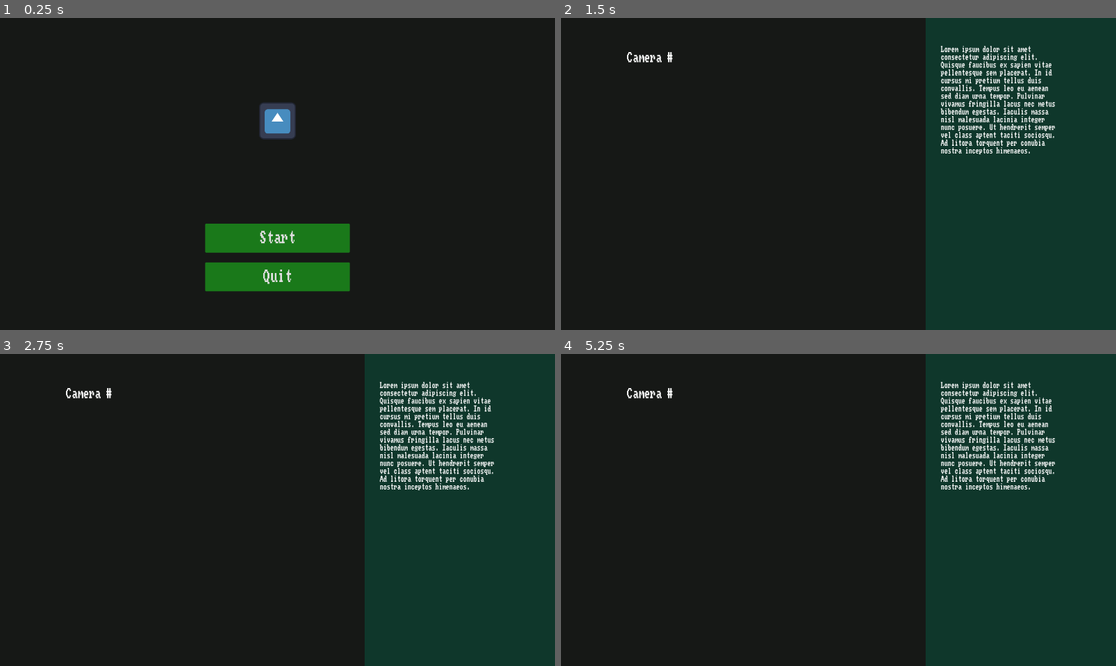
Above: before the commit, frames 1-4 (two rows, left to right).
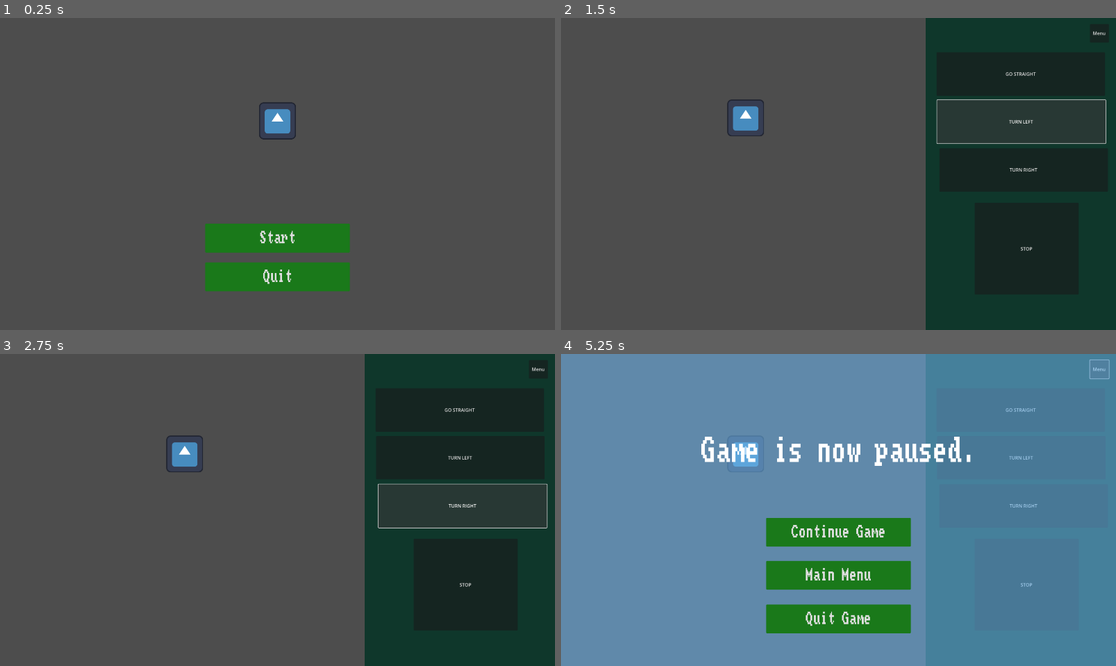
Above: after the commit, the same moments.

Repository: Undalevein/Game-Jam-2026-Eye-Spy
Game: Godot game, scene res://Scenes/Game/game.tscn
The game is run twice, just before and just after one commit, with the same random seed, the same clock (stepped at 60 frames per second) and the same inputs. The engine's default icon, where the game draws it, is replaced by a stand-in: a white triangle on a blue panel in a dark square.
Inputs (mouse positions are in pixels of both pictures, inside the frame that each line leads up to):
- Up to frame 1 (0.25 s): no input
- Up to frame 2 (1.5 s): click "Start" at 0.5 s; click (1021, 120) at 1.25 s, where only the run after the commit has a clickable "TURN LEFT"
- Up to frame 3 (2.75 s): click (460, 506) at 2 s, where only the run after the commit has a clickable "TURN RIGHT"
- Up to frame 4 (5.25 s): click (1027, 584) at 2.75 s, where only the run after the commit has a clickable "STOP"; click (1021, 410) at 3.5 s, where only the run after the commit has a clickable "GO STRAIGHT"; click (1021, 410) at 4.25 s, where only the run after the commit has a clickable "GO STRAIGHT"; click (1099, 369) at 5 s, where only the run after the commit has a clickable "Menu"

The runs differ from the first frame. In frame 1, 94% of the frame differs, in the area x 0-100%, y 0-100%; in frame 2, 72%; in frame 3, 73%; in frame 4, 100%.

Commit message:
Revamped everything

Diff:
--- a/Scenes/Game/game.gd
+++ b/Scenes/Game/game.gd
@@ -2,7 +2,13 @@
 
 @export_range(1,6,1)
 var current_level = 1
+@export
+var X_PAN_SPEED = 2.0
+@export
+var Y_PAN_SPEED = 2.0
+
 var in_level = false
+var time = 0.0
 
 @onready
 var camera = $UI/Camera2D
@@ -16,33 +22,49 @@
 var win_menu = $UI/Camera2D/CanvasLayer/Win
 @onready
 var background = $Background
+@onready
+var level1 = $Levels/Level1
+
+var initial_camera_position = Vector2()
+
+func _ready() -> void:
+	initial_camera_position = camera.position
 
 func _process(delta: float) -> void:
-	background.set_position(camera.global_position)
-
-func _input(event: InputEvent) -> void:
 	if not in_level:
 		return
 	if Input.is_action_just_pressed("Escape"):
 		pause_menu.visible = not pause_menu.visible
-
+	if Input.is_action_pressed("PanUp"):
+		camera.translate(Vector2(0.0, Y_PAN_SPEED))
+	if Input.is_action_pressed("PanDown"):
+		camera.translate(Vector2(0.0, -Y_PAN_SPEED))
+	if Input.is_action_pressed("PanLeft"):
+		camera.translate(Vector2(X_PAN_SPEED, 0.0))
+	if Input.is_action_pressed("PanRight"):
+		camera.translate(Vector2(-X_PAN_SPEED, 0.0))
 
 func start_level() -> void:
-	# TODO create levels and connect them to the match block below.
 	in_level = current_level >= 1 and current_level <= 5
+	camera.position = initial_camera_position
 	match current_level:
 		1:
-			pass
+			start_level_1()
 		2:
-			pass
+			start_level_2()
 		3:
-			pass
-		4:
-			pass
-		5:
-			pass
+			start_level_3()
 		_:
 			show_win_screen()
+
+func start_level_1() -> void:
+	level1.visible = true
+
+func start_level_2() -> void:
+	pass
+
+func start_level_3() -> void:
+	pass
 
 func show_win_screen() -> void:
 	game_interface.visible = false
@@ -58,15 +80,15 @@
 	main_menu.visible = true
 	current_level = 1
 
-func _on_loss_return_to_menu() -> void:
-	win_menu.visible = false
-	main_menu.visible = true
-
 func _on_pause_menu_continue_game() -> void:
 	pause_menu.visible = not pause_menu.visible
 
 func _on_pause_menu_return_to_menu() -> void:
 	in_level = false
+	level1.visible = false
 	pause_menu.visible = false
 	game_interface.visible = false
 	main_menu.visible = true
+
+func _on_game_interface_escape() -> void:
+	pause_menu.visible = not pause_menu.visible
--- a/Scenes/Game/game.tscn
+++ b/Scenes/Game/game.tscn
@@ -1,15 +1,18 @@
-[gd_scene load_steps=8 format=3 uid="uid://dum34mb4dxme5"]
+[gd_scene load_steps=9 format=3 uid="uid://dum34mb4dxme5"]
 
 [ext_resource type="Script" uid="uid://bvfbhrxo8d74e" path="res://Scenes/Game/game.gd" id="1_qikps"]
 [ext_resource type="PackedScene" uid="uid://xcbhh04btsa7" path="res://Scenes/GameInterface/game_interface.tscn" id="2_i1e5p"]
 [ext_resource type="PackedScene" uid="uid://cu4nq7khuo13p" path="res://Scenes/PauseMenu/pause_menu.tscn" id="2_vifcx"]
 [ext_resource type="PackedScene" uid="uid://cn506ewwgm05c" path="res://Scenes/MainMenu/main_menu.tscn" id="3_ciybh"]
 [ext_resource type="PackedScene" uid="uid://b6b2q3c6pph8b" path="res://Scenes/Win/win.tscn" id="4_i1e5p"]
-[ext_resource type="PackedScene" uid="uid://i1w35u7nma1u" path="res://Scenes/Loss/loss.tscn" id="5_ciybh"]
 [ext_resource type="PackedScene" uid="uid://cg5wrwwahia15" path="res://Scenes/Level1/level_1.tscn" id="6_flgk0"]
+[ext_resource type="PackedScene" uid="uid://pci8y50bj2mv" path="res://Scenes/Level2/level_2.tscn" id="8_qtymf"]
+[ext_resource type="PackedScene" uid="uid://cq8tcw283lqtk" path="res://Scenes/Level3/level_3.tscn" id="9_ypmwd"]
 
 [node name="Game" type="Node2D"]
 script = ExtResource("1_qikps")
+X_PAN_SPEED = 5.0
+Y_PAN_SPEED = 5.0
 metadata/_edit_lock_ = true
 
 [node name="UI" type="Control" parent="."]
@@ -27,27 +30,14 @@
 
 [node name="GameInterface" parent="UI/Camera2D/CanvasLayer" instance=ExtResource("2_i1e5p")]
 visible = false
-metadata/_edit_use_anchors_ = true
 
 [node name="MainMenu" parent="UI/Camera2D/CanvasLayer" instance=ExtResource("3_ciybh")]
 
 [node name="Win" parent="UI/Camera2D/CanvasLayer" instance=ExtResource("4_i1e5p")]
 visible = false
 
-[node name="Loss" parent="UI/Camera2D/CanvasLayer" instance=ExtResource("5_ciybh")]
-visible = false
-
 [node name="PauseMenu" parent="UI/Camera2D/CanvasLayer" instance=ExtResource("2_vifcx")]
 visible = false
-
-[node name="Background" type="ColorRect" parent="."]
-z_index = -4096
-offset_left = -1033.0
-offset_top = -676.0
-offset_right = 3499.0
-offset_bottom = 1752.0
-color = Color(0.08627451, 0.09411765, 0.08627451, 1)
-metadata/_edit_lock_ = true
 
 [node name="Levels" type="Node2D" parent="."]
 metadata/_edit_lock_ = true
@@ -55,8 +45,12 @@
 [node name="Level1" parent="Levels" instance=ExtResource("6_flgk0")]
 visible = false
 
+[node name="Level2" parent="Levels" instance=ExtResource("8_qtymf")]
+
+[node name="Level3" parent="Levels" instance=ExtResource("9_ypmwd")]
+
+[connection signal="escape" from="UI/Camera2D/CanvasLayer/GameInterface" to="." method="_on_game_interface_escape"]
 [connection signal="start_game" from="UI/Camera2D/CanvasLayer/MainMenu" to="." method="_on_main_menu_start_game"]
 [connection signal="return_to_menu" from="UI/Camera2D/CanvasLayer/Win" to="." method="_on_win_return_to_menu"]
-[connection signal="return_to_menu" from="UI/Camera2D/CanvasLayer/Loss" to="." method="_on_loss_return_to_menu"]
 [connection signal="continue_game" from="UI/Camera2D/CanvasLayer/PauseMenu" to="." method="_on_pause_menu_continue_game"]
 [connection signal="return_to_menu" from="UI/Camera2D/CanvasLayer/PauseMenu" to="." method="_on_pause_menu_return_to_menu"]
--- /dev/null
+++ b/Scenes/GameInterface/game_interface.gd
@@ -0,0 +1,22 @@
+extends Control
+
+signal go_straight
+signal turn_left
+signal turn_right
+signal stop
+signal escape
+
+func _on_escape_button_pressed() -> void:
+	escape.emit()
+
+func _on_straight_button_pressed() -> void:
+	go_straight.emit()
+
+func _on_turn_left_button_pressed() -> void:
+	turn_left.emit()
+
+func _on_turn_right_button_pressed() -> void:
+	turn_right.emit()
+
+func _on_stop_button_pressed() -> void:
+	stop.emit()
--- a/Scenes/GameInterface/game_interface.tscn
+++ b/Scenes/GameInterface/game_interface.tscn
@@ -1,14 +1,6 @@
-[gd_scene load_steps=4 format=3 uid="uid://xcbhh04btsa7"]
+[gd_scene load_steps=2 format=3 uid="uid://xcbhh04btsa7"]
 
-[ext_resource type="FontFile" uid="uid://cr6golww4ofp8" path="res://Fonts/novem___.ttf" id="1_pcnj6"]
-
-[sub_resource type="LabelSettings" id="LabelSettings_p428j"]
-font = ExtResource("1_pcnj6")
-font_size = 24
-
-[sub_resource type="LabelSettings" id="LabelSettings_pcnj6"]
-font = ExtResource("1_pcnj6")
-font_size = 40
+[ext_resource type="Script" uid="uid://bcq85jgb32j7c" path="res://Scenes/GameInterface/game_interface.gd" id="1_ej7f1"]
 
 [node name="GameInterface" type="Control"]
 layout_mode = 3
@@ -17,6 +9,7 @@
 anchor_bottom = 1.0
 grow_horizontal = 2
 grow_vertical = 2
+script = ExtResource("1_ej7f1")
 
 [node name="ColorRect" type="ColorRect" parent="."]
 layout_mode = 1
@@ -32,26 +25,48 @@
 grow_vertical = 2
 color = Color(0.058034733, 0.2151418, 0.17079514, 1)
 
-[node name="PerilDialogue" type="Label" parent="ColorRect"]
-layout_mode = 1
-anchors_preset = 4
-anchor_top = 0.5
-anchor_bottom = 0.5
-offset_left = 52.0
-offset_top = -443.0
-offset_right = 479.0
-offset_bottom = 443.0
-grow_vertical = 2
-text = "Lorem ipsum dolor sit amet consectetur adipiscing elit. Quisque faucibus ex sapien vitae pellentesque sem placerat. In id cursus mi pretium tellus duis convallis. Tempus leo eu aenean sed diam urna tempor. Pulvinar vivamus fringilla lacus nec metus bibendum egestas. Iaculis massa nisl malesuada lacinia integer nunc posuere. Ut hendrerit semper vel class aptent taciti sociosqu. Ad litora torquent per conubia nostra inceptos himenaeos."
-label_settings = SubResource("LabelSettings_p428j")
-autowrap_mode = 3
+[node name="EscapeButton" type="Button" parent="ColorRect"]
+layout_mode = 0
+offset_left = 568.0
+offset_top = 481.0
+offset_right = 633.39136
+offset_bottom = 545.0
+text = "Menu"
 
-[node name="CameraNumberLabel" type="Label" parent="."]
+[node name="StraightButton" type="Button" parent="ColorRect"]
 layout_mode = 0
-offset_left = 228.0
-offset_top = 118.0
-offset_right = 453.0
-offset_bottom = 158.0
-text = "Camera #"
-label_settings = SubResource("LabelSettings_pcnj6")
-autowrap_mode = 3
+offset_left = 37.0
+offset_top = 579.0
+offset_right = 620.0
+offset_bottom = 729.0
+text = "GO STRAIGHT"
+
+[node name="TurnLeftButton" type="Button" parent="ColorRect"]
+layout_mode = 0
+offset_left = 39.0
+offset_top = 744.0
+offset_right = 622.0
+offset_bottom = 894.0
+text = "TURN LEFT"
+
+[node name="TurnRightButton" type="Button" parent="ColorRect"]
+layout_mode = 0
+offset_left = 47.0
+offset_top = 911.0
+offset_right = 630.0
+offset_bottom = 1061.0
+text = "TURN RIGHT"
+
+[node name="StopButton" type="Button" parent="ColorRect"]
+layout_mode = 0
+offset_left = 169.0
+offset_top = 1100.0
+offset_right = 529.0
+offset_bottom = 1417.0
+text = "STOP"
+
+[connection signal="pressed" from="ColorRect/EscapeButton" to="." method="_on_escape_button_pressed"]
+[connection signal="pressed" from="ColorRect/StraightButton" to="." method="_on_straight_button_pressed"]
+[connection signal="pressed" from="ColorRect/TurnLeftButton" to="." method="_on_turn_left_button_pressed"]
+[connection signal="pressed" from="ColorRect/TurnRightButton" to="." method="_on_turn_right_button_pressed"]
+[connection signal="pressed" from="ColorRect/StopButton" to="." method="_on_stop_button_pressed"]
--- a/Scenes/Level1/level_1.gd
+++ b/Scenes/Level1/level_1.gd
@@ -1,82 +1,3 @@
 extends Node2D
 
 signal level_completed
-
-enum {LEFT, RIGHT}
-
-@export
-var total_rounds = 5
-
-var round = 1
-var monster_position = {"x": 0, "y": 0}
-var player_position = {"x": 0, "y": 0}
-var closet_positions = []
-var near_objects = []
-var passed_objects = []
-
-var monster_relative_location = null
-
-const FLAVOR_DIALOGUE = [
-	" Please, I am running out of time.",
-	" Is, is the monster still there?",
-	" I'm scared.",
-	" I... I can't do this.",
-	" Is it over yet?",
-	" Where am I, please tell me!",
-	" I can hear them.",
-	" Can, can you hear that?",
-	" I... can't... feel... my... breath.",
-	" Hurry, please."
-]
-
-func set_up() -> void:
-	#TODO: set up the location of the player and the monster.
-	pass
-
-func simulate_round() -> void:
-	#TODO: add an algorithm to simulate the player going from one closet to another.
-	#TODO
-	# Survivor begins running to another closet.
-
-	#TODO
-	# Monster goes to a position near the survivor.
-
-	round += 1
-	if round > total_rounds:
-		finish_level()
-
-func finish_level():
-	#TODO: add more stuff to indicate that the player survived the level.
-	level_completed.emit()
-
-func get_dialogue() -> String:
-	var dialogue = ""
-	# Get the list of objects near the player.
-	match near_objects:
-		[var a, var b, var c]:
-			dialogue += "%s here, %s there, %s over there, no monsters." % [a.capitalize(), b, c]
-		[var a, var b]:
-			dialogue += "From the outside, I see a %s there, oh, and a %s over there" % [a, b]
-		[var a]:
-			dialogue += "It looks like I see a %s near me" % a
-		[]:
-			dialogue += "I see nothing in the halls right now."
-	# Get a randomized list of objects the player has passed during the path.
-	passed_objects.shuffle()
-	var total_announce = randi_range(1, clamp(len(passed_objects), 0, 3))
-	match passed_objects:
-		[var a, var b, var c, ..] when total_announce == 3:
-			dialogue += " I passed the %s first, no wait it was that %s, or was it that %s. I do remember passing these, not sure about the order." % [a, b, c]
-		[var a, var b, ..] when total_announce == 2:
-			dialogue += " All I remember is passing two things: a %s and that %s." % [a, b]
-		[var a, ..] when total_announce == 1:
-			dialogue += " Did pass by a %s I believe." % a
-		[]:
-			dialogue += " I don't think I notice anything while running."
-	# Adds a random flavor dialogue.
-	if randi() % 7 == 1:
-		dialogue += FLAVOR_DIALOGUE[randi_range(0,len(FLAVOR_DIALOGUE) - 1)]
-	return dialogue
-
-func reset() -> void:
-	pass
--- a/Scenes/Level4/level_4.gd
+++ /dev/null
@@ -1,3 +0,0 @@
-extends Node2D
-
-signal level_completed
--- a/Scenes/Level4/level_4.tscn
+++ /dev/null
@@ -1,6 +0,0 @@
-[gd_scene load_steps=2 format=3 uid="uid://x7aw3ei1xmig"]
-
-[ext_resource type="Script" uid="uid://bnrxxnivsucid" path="res://Scenes/Level4/level_4.gd" id="1_763y3"]
-
-[node name="Level4" type="Node2D"]
-script = ExtResource("1_763y3")
--- a/Scenes/Level5/level_5.gd
+++ /dev/null
@@ -1,3 +0,0 @@
-extends Node2D
-
-signal level_completed
--- a/Scenes/Level5/level_5.tscn
+++ /dev/null
@@ -1,6 +0,0 @@
-[gd_scene load_steps=2 format=3 uid="uid://nvfb3qp0v8qu"]
-
-[ext_resource type="Script" uid="uid://jiw30njw28u6" path="res://Scenes/Level5/level_5.gd" id="1_8tp7b"]
-
-[node name="Level5" type="Node2D"]
-script = ExtResource("1_8tp7b")
--- a/Scenes/Loss/loss.gd
+++ /dev/null
@@ -1,6 +0,0 @@
-extends Control
-
-signal return_to_menu
-
-func _on_return_button_pressed() -> void:
-	return_to_menu.emit()
--- a/Scenes/Loss/loss.tscn
+++ /dev/null
@@ -1,58 +0,0 @@
-[gd_scene load_steps=5 format=3 uid="uid://i1w35u7nma1u"]
-
-[ext_resource type="Script" uid="uid://bmuobq0qjdpn5" path="res://Scenes/Loss/loss.gd" id="1_yfqq4"]
-[ext_resource type="FontFile" uid="uid://cr6golww4ofp8" path="res://Fonts/novem___.ttf" id="2_j40ta"]
-[ext_resource type="Theme" uid="uid://bhlemtwoctqt1" path="res://Themes/ButtonTheme.tres" id="3_j40ta"]
-
-[sub_resource type="LabelSettings" id="LabelSettings_b4n1q"]
-paragraph_spacing = 2.0
-font = ExtResource("2_j40ta")
-font_size = 100
-font_color = Color(0.80784315, 0.043137256, 0.03529412, 1)
-
-[node name="Loss" type="Control"]
-layout_mode = 3
-anchors_preset = 15
-anchor_right = 1.0
-anchor_bottom = 1.0
-grow_horizontal = 2
-grow_vertical = 2
-script = ExtResource("1_yfqq4")
-metadata/_edit_lock_ = true
-
-[node name="WinLabel" type="Label" parent="."]
-layout_mode = 1
-anchors_preset = 8
-anchor_left = 0.5
-anchor_top = 0.5
-anchor_right = 0.5
-anchor_bottom = 0.5
-offset_left = -753.5
-offset_top = -365.0
-offset_right = 753.5
-offset_bottom = 104.0
-grow_horizontal = 2
-grow_vertical = 2
-text = "Your subject has perished."
-label_settings = SubResource("LabelSettings_b4n1q")
-horizontal_alignment = 1
-vertical_alignment = 1
-
-[node name="ReturnButton" type="Button" parent="."]
-layout_mode = 1
-anchors_preset = 7
-anchor_left = 0.5
-anchor_top = 1.0
-anchor_right = 0.5
-anchor_bottom = 1.0
-offset_left = -188.5
-offset_top = -244.0
-offset_right = 188.5
-offset_bottom = -146.0
-grow_horizontal = 2
-grow_vertical = 0
-theme = ExtResource("3_j40ta")
-text = "Return to Menu
-"
-
-[connection signal="pressed" from="ReturnButton" to="." method="_on_return_button_pressed"]
--- a/Scenes/PauseMenu/pause_menu.tscn
+++ b/Scenes/PauseMenu/pause_menu.tscn
@@ -25,7 +25,7 @@
 anchor_bottom = 1.0
 grow_horizontal = 2
 grow_vertical = 2
-color = Color(0.08627451, 0.09411765, 0.08627451, 1)
+color = Color(0.43529412, 0.72156864, 0.94509804, 0.5647059)
 metadata/_edit_lock_ = true
 
 [node name="PauseLabel" type="Label" parent="."]
--- /dev/null
+++ b/Scenes/Player/player.gd
@@ -0,0 +1 @@
+extends Node2D
--- /dev/null
+++ b/Scenes/Player/player.tscn
@@ -0,0 +1,10 @@
+[gd_scene load_steps=3 format=3 uid="uid://bkiom600l0aa6"]
+
+[ext_resource type="Script" uid="uid://2bab3ovpo4hl" path="res://Scenes/Player/player.gd" id="1_uvnfx"]
+[ext_resource type="Texture2D" uid="uid://bna7bcaspqihr" path="res://Sprites/PlayerTemp.png" id="2_a3d8c"]
+
+[node name="Player" type="Node2D"]
+script = ExtResource("1_uvnfx")
+
+[node name="PlayerTemp" type="Sprite2D" parent="."]
+texture = ExtResource("2_a3d8c")
--- a/Scenes/Win/win.tscn
+++ b/Scenes/Win/win.tscn
@@ -34,9 +34,9 @@
 grow_horizontal = 2
 grow_vertical = 2
 theme = ExtResource("2_rqevv")
-text = "You have escaped the mansion.
+text = "Well done agent.
 
-Well played."
+You're still fired by the way"
 label_settings = SubResource("LabelSettings_hgi8f")
 horizontal_alignment = 1
 vertical_alignment = 1
Not shown, added: Scenes/GameInterface/game_interface.gd.uid
Not shown, removed: Scenes/Level4/level_4.gd.uid
Not shown, removed: Scenes/Level5/level_5.gd.uid
Not shown, removed: Scenes/Loss/loss.gd.uid
Not shown, added: Scenes/Player/player.gd.uid
Binary file added: Sprites/PlayerTemp.png
Not shown, added: Sprites/PlayerTemp.png.import
